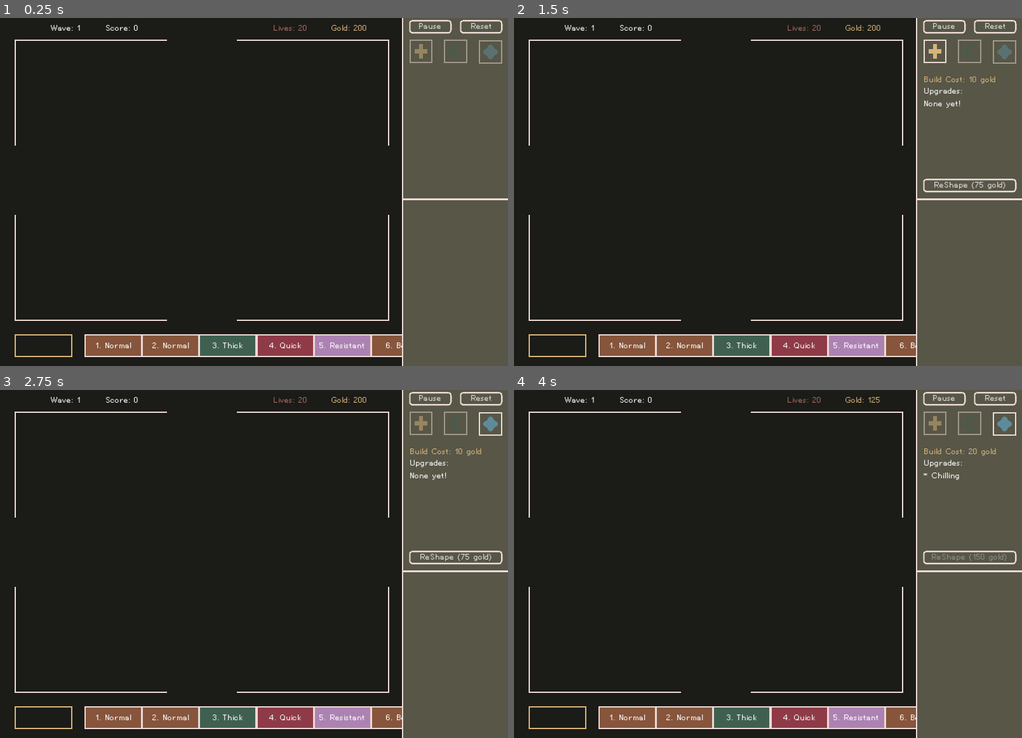
Above: before the commit, frames 1-4 (two rows, left to right).
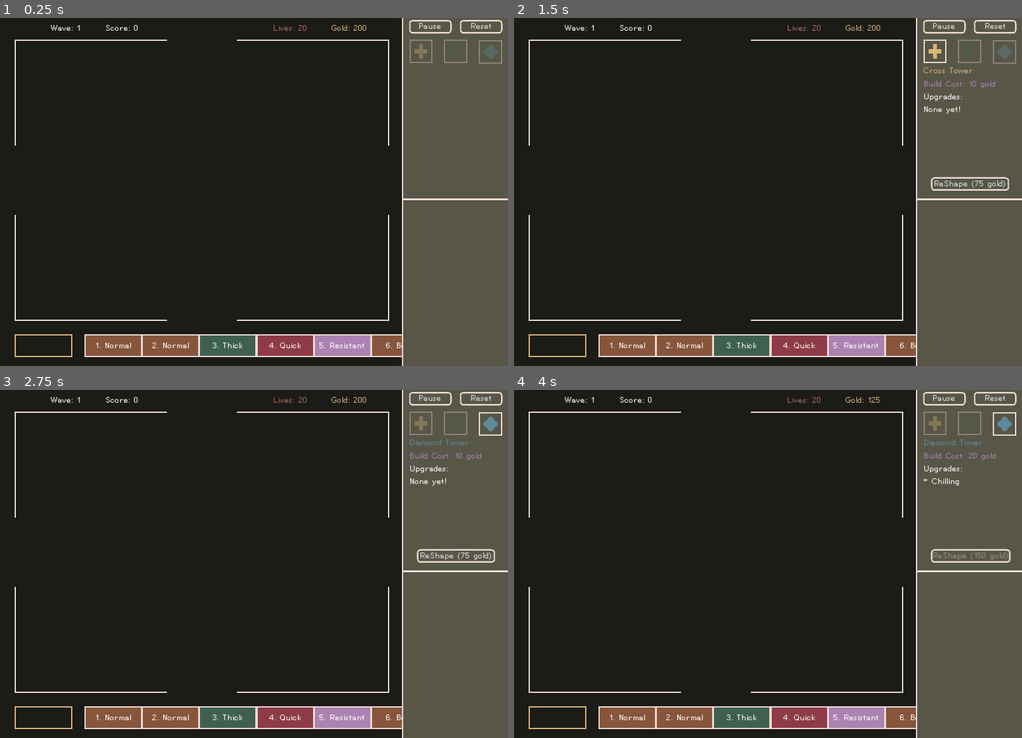
Above: after the commit, the same moments.

Repository: nolenroyalty/ReShape-TD
Game: Godot game, scene res://Main.tscn
Two runs of this game, one before a commit and one after it. Both use one fixed random seed, a clock stepped at 60 frames per second and the inputs below.
Inputs (mouse positions are in pixels of both pictures, inside the frame that each line leads up to):
- Up to frame 1 (0.25 s): no input
- Up to frame 2 (1.5 s): click (971, 52) at 0.5 s; click (935, 52) at 1.25 s
- Up to frame 3 (2.75 s): click (492, 424) at 2 s
- Up to frame 4 (4 s): click "ReShape (75 gold)" at 2.75 s; click "Chilling Projectiles have a h…" at 3.5 s

The runs differ from the first frame. In frame 2, 0.9% of the frame differs, in the area x 80-99%, y 14-51%; in frame 3, 1.0%; in frame 4, 1.0%.

Commit message:
a few more visual tweaks + better bounding boxes

Diff:
--- a/battlefield/DestBot.tscn
+++ b/battlefield/DestBot.tscn
@@ -1,18 +1,16 @@
-[gd_scene load_steps=5 format=2]
+[gd_scene load_steps=4 format=2]
 
 [ext_resource path="res://battlefield/CreepDestination.tscn" type="PackedScene" id=1]
-[ext_resource path="res://battlefield/CreepArea.gd" type="Script" id=2]
 [ext_resource path="res://battlefield/sprites/destright.png" type="Texture" id=3]
 
 [sub_resource type="RectangleShape2D" id=1]
 resource_local_to_scene = true
-extents = Vector2( 48, 16 )
+extents = Vector2( 48, 8 )
 
 [node name="DestBot" groups=["pathable"] instance=ExtResource( 1 )]
-script = ExtResource( 2 )
 
 [node name="CollisionShape2D" parent="Bounds" index="0"]
-position = Vector2( 48, 16 )
+position = Vector2( 48, 24 )
 shape = SubResource( 1 )
 
 [node name="Sprite" type="Sprite" parent="." index="1"]
--- a/battlefield/DestRight.tscn
+++ b/battlefield/DestRight.tscn
@@ -5,7 +5,7 @@
 
 [sub_resource type="RectangleShape2D" id=1]
 resource_local_to_scene = true
-extents = Vector2( 16, 48 )
+extents = Vector2( 8, 48 )
 
 [node name="DestRight" groups=["pathable"] instance=ExtResource( 1 )]
 
@@ -15,5 +15,5 @@
 texture = ExtResource( 2 )
 
 [node name="CollisionShape2D" parent="Bounds" index="0"]
-position = Vector2( 16, 48 )
+position = Vector2( 24, 48 )
 shape = SubResource( 1 )
--- a/towers/Tower.gd
+++ b/towers/Tower.gd
@@ -5,6 +5,7 @@
 signal selected
 signal sold
 signal leveled_up
+signal killed
 
 var TowerRange = preload("res://towers/TowerRange.tscn")
 
@@ -139,6 +140,7 @@
 
 func got_a_kill():
 	kills += 1
+	emit_signal("killed")
 
 func pressed():
 	# This automatically triggers from the mouseup event that fires when we
--- a/ui/FullSidebar.tscn
+++ b/ui/FullSidebar.tscn
@@ -30,7 +30,7 @@
 color = Color( 0.92549, 0.85098, 0.839216, 1 )
 
 [node name="IndividualViewer" parent="Background" instance=ExtResource( 3 )]
-position = Vector2( 7, 257 )
+position = Vector2( 10, 257 )
 
 [node name="PauseButton" type="Button" parent="Background"]
 margin_left = 10.0
--- a/ui/IndividualTowerViewer.gd
+++ b/ui/IndividualTowerViewer.gd
@@ -9,11 +9,11 @@
 onready var aps = $Grid/APS
 onready var range_text = $Grid/Range
 onready var kills = $Grid/Kills
+var tower = null
 
-# onready var values = $HBoxContainer/Values
-# onready var level_up_button = $LevelUpButton
-# onready var sell_button = $SellButton
-var tower = null
+onready var cross_sprite = $CrossSprite
+onready var diamond_sprite = $DiamondSprite
+onready var crescent_sprite = $CrescentSprite
 
 func init(tower_):
 	tower = tower_
@@ -22,20 +22,27 @@
 	var upgrade_cost = tower.upgrade_cost()
 	rank_up.disabled = not State.can_buy(upgrade_cost)
 
+func set_sprite():
+	var shape = tower.my_shape
+	cross_sprite.visible = shape == C.SHAPE.CROSS
+	diamond_sprite.visible = shape == C.SHAPE.DIAMOND
+	crescent_sprite.visible = shape == C.SHAPE.CRESCENT
+
 func set_text_for_tower():
 	var stats = tower.my_stats
 	var name = C.shape_name(tower.my_shape).capitalize()
 
-	title.text = "%s Tower (Rank %d)" % [name, stats.LEVEL]
+	title.text = "%s Tower Rank %d" % [name, stats.LEVEL]
 
-	rank_up.text = " Rank Up / %s gold " % tower.upgrade_cost()
-	sell.text = "Sell / %s gold" % tower.sell_value
+	rank_up.text = "Rank Up (%s gold)" % tower.upgrade_cost()
+	sell.text = "Sell (%s gold)" % tower.sell_value
 
 	damage.text = "%d" % int(stats.DAMAGE)
 	aps.text = "%.1f" % stats.attacks_per_second()
 	range_text.text = "%d" % int(stats.RANGE_RADIUS)
 	kills.text = "%d" % tower.kills
 
+	set_sprite()
 	set_level_up_status()
 
 func on_level_up_button_pressed():
@@ -55,5 +62,6 @@
 	rank_up.connect("pressed", self, "on_level_up_button_pressed")
 	sell.connect("pressed", self, "on_sell_button_pressed")
 	tower.connect("leveled_up", self, "set_text_for_tower")
+	tower.connect("killed", self, "set_text_for_tower")
 	var _ignore = State.connect("gold_updated", self, "on_gold_changed")
 	set_text_for_tower()
--- a/ui/IndividualTowerViewer.tscn
+++ b/ui/IndividualTowerViewer.tscn
@@ -10,10 +10,10 @@
 script = ExtResource( 1 )
 
 [node name="Title" type="Label" parent="."]
-margin_right = 136.0
+margin_right = 128.0
 margin_bottom = 16.0
 rect_pivot_offset = Vector2( 32, 0 )
-text = "Crescent Tower (Rank 2)"
+text = "Crescent Tower Rank 2"
 align = 1
 
 [node name="CrossSprite" type="Sprite" parent="."]
@@ -30,45 +30,45 @@
 
 [node name="Grid" type="GridContainer" parent="."]
 margin_top = 64.0
-margin_right = 128.0
+margin_right = 130.0
 margin_bottom = 192.0
 theme = ExtResource( 5 )
 columns = 2
 
 [node name="RankUp" type="Button" parent="Grid"]
-margin_right = 113.0
+margin_right = 107.0
 margin_bottom = 18.0
-text = "Rank Up (1233 gold)"
+text = "Rank Up (123 gold)"
 
 [node name="Spacer1" type="Control" parent="Grid"]
-margin_left = 117.0
-margin_right = 117.0
+margin_left = 111.0
+margin_right = 111.0
 margin_bottom = 18.0
 size_flags_horizontal = 0
 
 [node name="Sell" type="Button" parent="Grid"]
 margin_top = 22.0
-margin_right = 113.0
+margin_right = 107.0
 margin_bottom = 40.0
 text = "Sell (500 gold)"
 
 [node name="Spacer2" type="Control" parent="Grid"]
-margin_left = 117.0
+margin_left = 111.0
 margin_top = 22.0
-margin_right = 117.0
+margin_right = 111.0
 margin_bottom = 40.0
 size_flags_horizontal = 0
 
 [node name="DamageTitle" type="Label" parent="Grid"]
 margin_top = 44.0
-margin_right = 113.0
+margin_right = 107.0
 margin_bottom = 58.0
 size_flags_horizontal = 3
 custom_colors/font_color = Color( 0.662745, 0.411765, 0.376471, 1 )
 text = "Damage"
 
 [node name="Damage" type="Label" parent="Grid"]
-margin_left = 117.0
+margin_left = 111.0
 margin_top = 44.0
 margin_right = 130.0
 margin_bottom = 58.0
@@ -78,14 +78,14 @@
 
 [node name="AttacksTitle" type="Label" parent="Grid"]
 margin_top = 62.0
-margin_right = 113.0
+margin_right = 107.0
 margin_bottom = 76.0
 size_flags_horizontal = 3
 custom_colors/font_color = Color( 0.847059, 0.705882, 0.478431, 1 )
 text = "Attack Speed"
 
 [node name="APS" type="Label" parent="Grid"]
-margin_left = 117.0
+margin_left = 111.0
 margin_top = 62.0
 margin_right = 130.0
 margin_bottom = 76.0
@@ -95,14 +95,14 @@
 
 [node name="RangeTitle" type="Label" parent="Grid"]
 margin_top = 80.0
-margin_right = 113.0
+margin_right = 107.0
 margin_bottom = 94.0
 size_flags_horizontal = 3
 custom_colors/font_color = Color( 0.368627, 0.545098, 0.607843, 1 )
 text = "Range"
 
 [node name="Range" type="Label" parent="Grid"]
-margin_left = 117.0
+margin_left = 111.0
 margin_top = 80.0
 margin_right = 130.0
 margin_bottom = 94.0
@@ -112,14 +112,14 @@
 
 [node name="KillsTitle" type="Label" parent="Grid"]
 margin_top = 98.0
-margin_right = 113.0
+margin_right = 107.0
 margin_bottom = 112.0
 size_flags_horizontal = 3
 custom_colors/font_color = Color( 0.67451, 0.509804, 0.698039, 1 )
 text = "Kills"
 
 [node name="Kills" type="Label" parent="Grid"]
-margin_left = 117.0
+margin_left = 111.0
 margin_top = 98.0
 margin_right = 130.0
 margin_bottom = 112.0
--- a/ui/ReshapeUpgradeSelector.gd
+++ b/ui/ReshapeUpgradeSelector.gd
@@ -6,9 +6,14 @@
 onready var cross = $Control/CrossButton
 onready var crescent = $Control/CrescentButton
 onready var diamond = $Control/DiamondButton
+
+onready var cross_label = $Control/Labels/CrossTower
+onready var crescent_label = $Control/Labels/CrescentTower
+onready var diamond_label = $Control/Labels/DiamondTower
+
 onready var reshape_button = $Control/ReshapeButton
-onready var upgrades_label = $Control/UpgradesLabel
-onready var cost_label = $Control/CostLabel
+onready var upgrades_label = $Control/Labels/UpgradesLabel
+onready var cost_label = $Control/Labels/CostLabel
 
 var current = null
 
@@ -18,13 +23,22 @@
 		C.SHAPE.CRESCENT: return crescent
 		C.SHAPE.DIAMOND: return diamond
 
+func shape_label(shape):
+	match shape:
+		C.SHAPE.CROSS: return cross_label
+		C.SHAPE.CRESCENT: return crescent_label
+		C.SHAPE.DIAMOND: return diamond_label
+
 func update_selected():
 	for shape in C.shapes:
 		var b = button_(shape)
+		var l = shape_label(shape)
 		if shape == current:
 			b.modulate.a = 1.0
+			l.show()
 		else:
-			b.modulate.a = 0.5
+			b.modulate.a = 0.35
+			l.hide()
 
 func update_info_text():
 	if current == null:
--- a/ui/ReshapeUpgradeSelector.tscn
+++ b/ui/ReshapeUpgradeSelector.tscn
@@ -13,7 +13,7 @@
 
 [node name="Control" type="Control" parent="."]
 margin_right = 128.0
-margin_bottom = 128.0
+margin_bottom = 208.0
 theme = ExtResource( 4 )
 
 [node name="ColorRect" type="ColorRect" parent="Control"]
@@ -42,23 +42,53 @@
 texture_normal = ExtResource( 3 )
 
 [node name="ReshapeButton" type="Button" parent="Control"]
-margin_top = 192.0
-margin_right = 128.0
-margin_bottom = 210.0
+anchor_left = 0.5
+anchor_top = 1.0
+anchor_right = 0.5
+anchor_bottom = 1.0
+margin_left = -53.5
+margin_top = -18.0
+margin_right = 53.5
 theme = ExtResource( 7 )
 custom_fonts/font = ExtResource( 5 )
 
-[node name="CostLabel" type="Label" parent="Control"]
-margin_top = 48.0
-margin_right = 128.0
-margin_bottom = 62.0
+[node name="Labels" type="VBoxContainer" parent="Control"]
+margin_top = 36.0
+margin_right = 107.0
+margin_bottom = 188.0
+
+[node name="CrossTower" type="Label" parent="Control/Labels"]
+margin_right = 107.0
+margin_bottom = 14.0
 custom_colors/font_color = Color( 0.847059, 0.705882, 0.478431, 1 )
+text = "Cross Tower"
+
+[node name="CrescentTower" type="Label" parent="Control/Labels"]
+margin_top = 18.0
+margin_right = 107.0
+margin_bottom = 32.0
+custom_colors/font_color = Color( 0.419608, 0.462745, 0.211765, 1 )
+text = "Crescent Tower"
+
+[node name="DiamondTower" type="Label" parent="Control/Labels"]
+visible = false
+margin_top = 18.0
+margin_right = 107.0
+margin_bottom = 32.0
+custom_colors/font_color = Color( 0.368627, 0.545098, 0.607843, 1 )
+text = "Diamond Tower"
+
+[node name="CostLabel" type="Label" parent="Control/Labels"]
+margin_top = 36.0
+margin_right = 107.0
+margin_bottom = 50.0
+custom_colors/font_color = Color( 0.67451, 0.509804, 0.698039, 1 )
 text = "Build Cost: 120 Gold"
 
-[node name="UpgradesLabel" type="Label" parent="Control"]
-margin_top = 64.0
-margin_right = 128.0
-margin_bottom = 192.0
+[node name="UpgradesLabel" type="Label" parent="Control/Labels"]
+margin_top = 54.0
+margin_right = 107.0
+margin_bottom = 85.0
 text = "Upgrades:
 None yet!"
 autowrap = true
